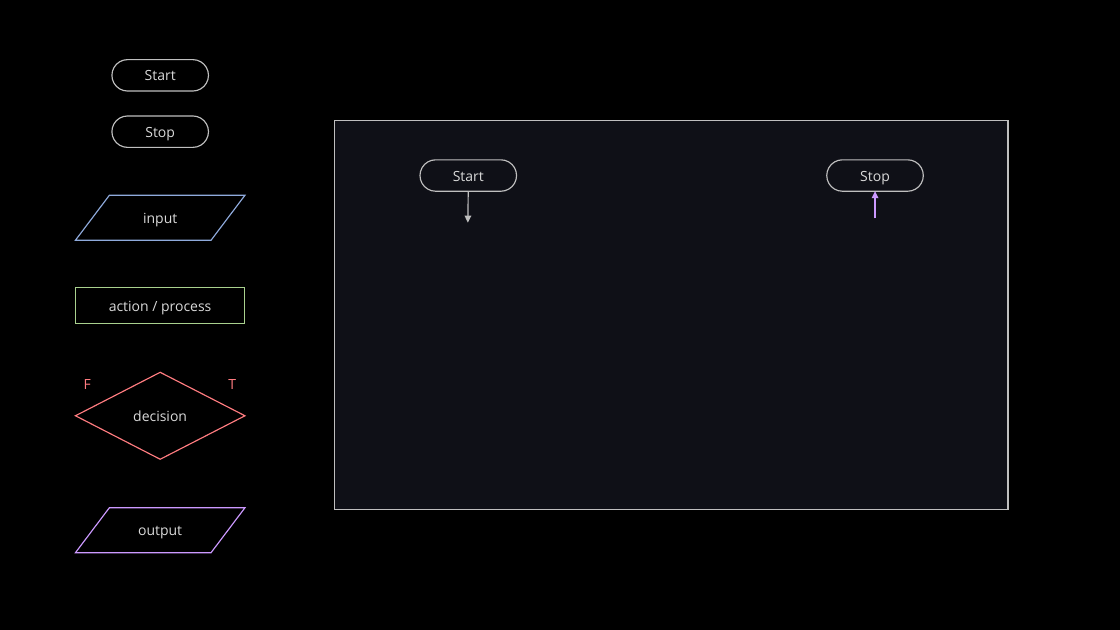
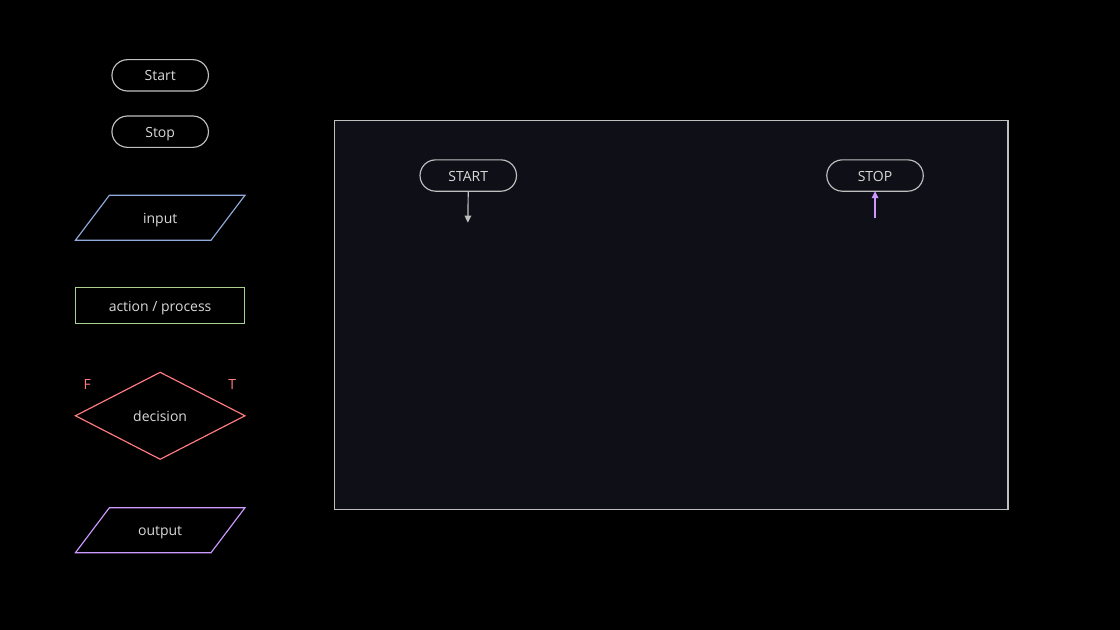
Before and after one commit to LimJY03/JavaMatriculation, a slide deck: slide 20 of Past Year Theory Questions/Resources/resources.pptx (slide 19 before the commit). Drawn at 1120x630 pixels with LibreOffice and Linux fonts; fonts in the diff are those of the drawing. Boxes give left, top, right and bottom in pixels: in the first picture for what was removed or moved away, otherwise in the second. Text is boxed around its words. In the diff, an @@ line names an element or a change of style, - is before the commit and + after.

```diff
--- a/Past Year Theory Questions/Resources/resources.pptx
+++ b/Past Year Theory Questions/Resources/resources.pptx
@@ text in pill shape at (448, 171, 488, 181): text changed @@
-Start
+START
@@ text in pill shape at (858, 171, 892, 181): text changed @@
-Stop
+STOP
```
Also in this commit, not shown: 1 slide added, 1 other file.
